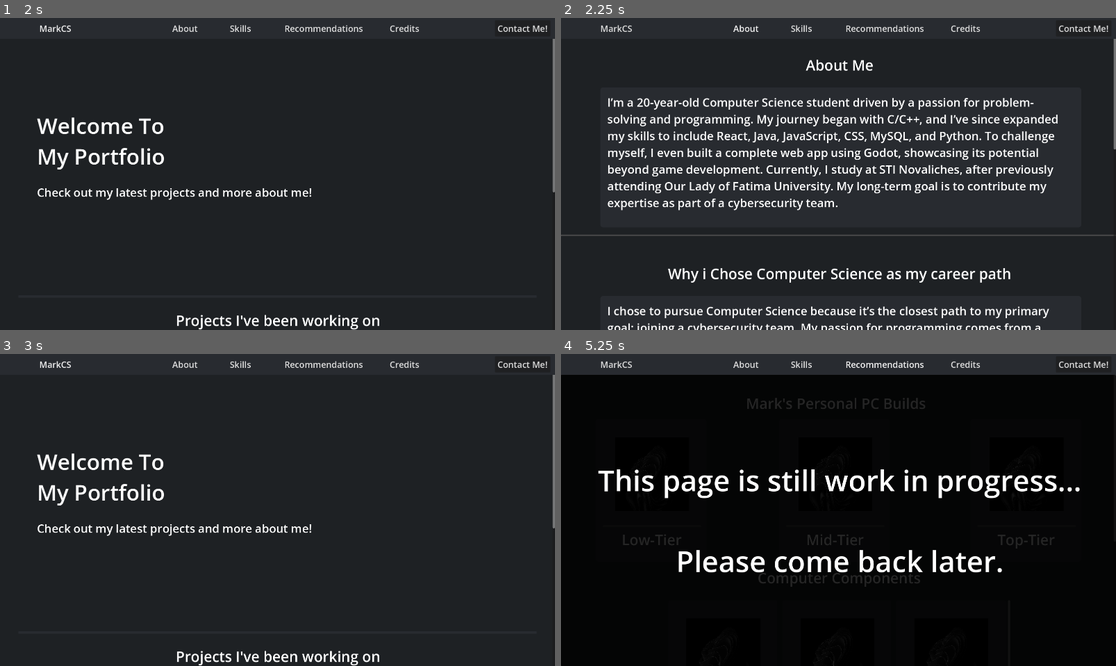
Above: before the commit, frames 1-4 (two rows, left to right).
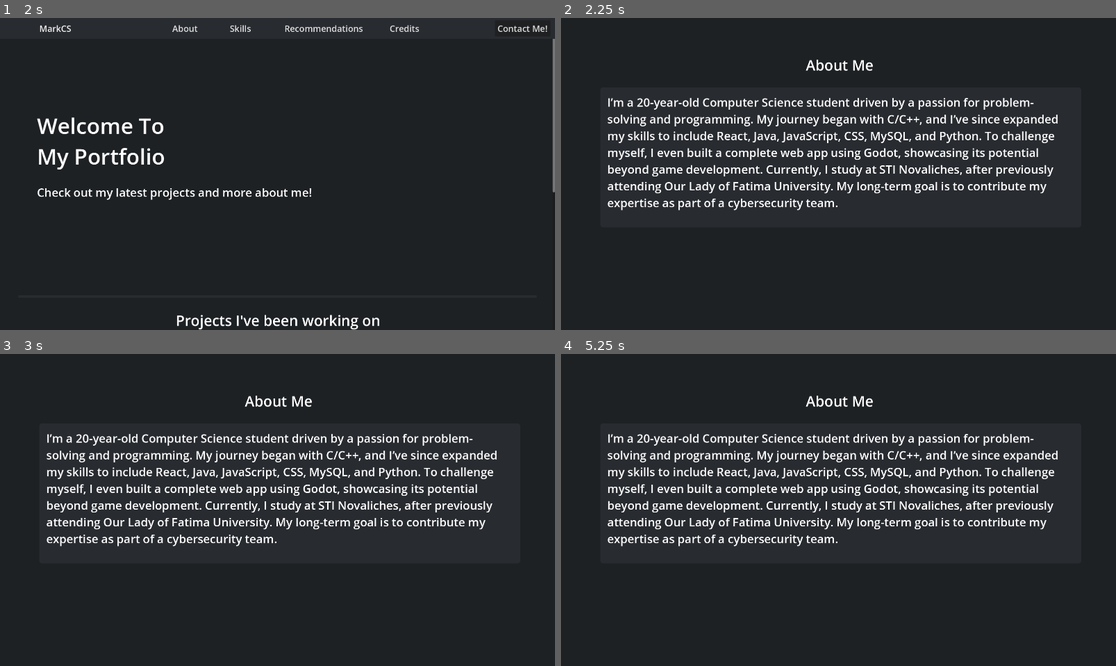
Above: after the commit, the same moments.

Repository: MarkMYZN/mark-site-godot
Game: Godot game, scene res://Scenes/Portfolio_Main.tscn
Two runs of this game, one before a commit and one after it. Both use one fixed random seed, a clock stepped at 60 frames per second and the inputs below. Before the commit the project starts from res://Portfolio_Main.tscn.
Inputs (mouse positions are in pixels of both pictures, inside the frame that each line leads up to):
- Up to frame 1 (2 s): click "MarkCS" at 0.5 s; click "MarkCS" at 1.25 s
- Up to frame 2 (2.25 s): click "About" at 2 s
- Up to frame 3 (3 s): click (55, 363) at 2.75 s, where only the run before the commit has a clickable "MarkCS"
- Up to frame 4 (5.25 s): click (799, 363) at 3.5 s, where only the run before the commit has a clickable "Skills"; click (616, 363) at 4.25 s, where only the run before the commit has a clickable "MarkCS"; click (882, 363) at 5 s, where only the run before the commit has a clickable "Recommendations"

Frame 1 is identical in both runs. In frame 2, 3.7% of the frame differs, in the area x 0-100%, y 2-100%; in frame 3, 9.3%; in frame 4, 92%.

Commit message:
patch 1 (?)
-update contact details links
-moved scenes from res:// to res://Scenes

Diff:
--- a/godot-proj-main/ContactMe.tscn
+++ b/godot-proj-main/Scenes/ContactMe.tscn
@@ -1,11 +1,15 @@
-[gd_scene load_steps=12 format=3 uid="uid://bfbwk005aksxe"]
+[gd_scene load_steps=16 format=3 uid="uid://bfbwk005aksxe"]
 
 [ext_resource type="StyleBox" uid="uid://d3sqyq54e13ik" path="res://Textures/bg.tres" id="1_ibcpa"]
-[ext_resource type="PackedScene" uid="uid://cwya083v47fem" path="res://Header.tscn" id="2_a0k3b"]
+[ext_resource type="PackedScene" uid="uid://cwya083v47fem" path="res://Scenes/Header.tscn" id="2_a0k3b"]
 [ext_resource type="Texture2D" uid="uid://dffakuuu2dq3s" path="res://Textures/logos/social logos/facebook.png" id="3_8deuv"]
+[ext_resource type="Script" path="res://Scripts/facebook.gd" id="4_0harh"]
 [ext_resource type="Texture2D" uid="uid://bcye1eqvbbith" path="res://Textures/resume.png" id="4_qnorn"]
-[ext_resource type="Texture2D" uid="uid://baj1durjsyxms" path="res://Textures/logos/social logos/gmail.png" id="4_yqbht"]
+[ext_resource type="Texture2D" path="res://Textures/logos/social logos/reddit.png" id="5_46s1k"]
 [ext_resource type="Texture2D" uid="uid://c3otsytggp62f" path="res://Textures/logos/social logos/github.png" id="5_qnorn"]
+[ext_resource type="Script" path="res://Scenes/reddit.gd" id="6_46s1k"]
+[ext_resource type="Script" path="res://Scenes/github.gd" id="7_bjqpu"]
+[ext_resource type="Script" path="res://Scenes/resume.gd" id="10_heymb"]
 
 [sub_resource type="StyleBoxFlat" id="StyleBoxFlat_ibcpa"]
 bg_color = Color(0.15686275, 0.16862746, 0.1882353, 1)
@@ -91,11 +95,11 @@
 anchors_preset = -1
 offset_left = 440.0
 offset_top = 568.0
-offset_right = 938.0
+offset_right = 782.0
 offset_bottom = 709.0
 theme_override_font_sizes/font_size = 50
-text = "Gmail:
-markopsec.dev.main@gmail.com"
+text = "Reddit:
+u/Mark_MYZN"
 label_settings = SubResource("LabelSettings_8sejj")
 
 [node name="Label7" type="Label" parent="."]
@@ -120,17 +124,19 @@
 texture_normal = ExtResource("3_8deuv")
 ignore_texture_size = true
 stretch_mode = 0
+script = ExtResource("4_0harh")
 
-[node name="gmail" type="TextureButton" parent="."]
+[node name="reddit" type="TextureButton" parent="."]
 layout_mode = 0
 offset_left = 192.0
 offset_top = 528.0
 offset_right = 384.0
 offset_bottom = 720.0
 tooltip_text = "Click the icon to go to link"
-texture_normal = ExtResource("4_yqbht")
+texture_normal = ExtResource("5_46s1k")
 ignore_texture_size = true
 stretch_mode = 4
+script = ExtResource("6_46s1k")
 
 [node name="github" type="TextureButton" parent="."]
 layout_mode = 0
@@ -142,6 +148,7 @@
 texture_normal = ExtResource("5_qnorn")
 ignore_texture_size = true
 stretch_mode = 4
+script = ExtResource("7_bjqpu")
 
 [node name="Panel3" type="Panel" parent="."]
 layout_mode = 1
@@ -151,7 +158,6 @@
 offset_right = 1728.0
 offset_bottom = 552.0
 theme_override_styles/panel = SubResource("StyleBoxFlat_yqbht")
-metadata/_edit_group_ = true
 
 [node name="Label4" type="Label" parent="."]
 layout_mode = 1
@@ -164,7 +170,6 @@
 text = "Download My Resume here!"
 label_settings = SubResource("LabelSettings_8bdn6")
 horizontal_alignment = 1
-metadata/_edit_group_ = true
 
 [node name="resume" type="TextureButton" parent="."]
 layout_mode = 1
@@ -177,4 +182,4 @@
 texture_normal = ExtResource("4_qnorn")
 ignore_texture_size = true
 stretch_mode = 5
-metadata/_edit_group_ = true
+script = ExtResource("10_heymb")
--- a/godot-proj-main/Scripts/about.gd
+++ b/godot-proj-main/Scripts/about.gd
@@ -4,4 +4,4 @@
 	$".".pressed.connect(_on_Button_pressed)
 
 func _on_Button_pressed() -> void:
-	get_tree().change_scene_to_file("res://AboutMe_Main.tscn")
+	get_tree().change_scene_to_file("res://Scenes/Aboutme1.1.tscn")
--- a/godot-proj-main/Scripts/contact.gd
+++ b/godot-proj-main/Scripts/contact.gd
@@ -4,4 +4,4 @@
 	$".".pressed.connect(_on_Button_pressed)
 
 func _on_Button_pressed() -> void:
-	get_tree().change_scene_to_file("res://ContactMe.tscn")
+	get_tree().change_scene_to_file("res://Scenes/ContactMe.tscn")
--- a/godot-proj-main/Scripts/credits.gd
+++ b/godot-proj-main/Scripts/credits.gd
@@ -4,4 +4,4 @@
 	$".".pressed.connect(_on_Button_pressed)
 
 func _on_Button_pressed() -> void:
-	get_tree().change_scene_to_file("res://Credits.tscn")
+	get_tree().change_scene_to_file("res://Scenes/Credits.tscn")
--- a/godot-proj-main/Scripts/home.gd
+++ b/godot-proj-main/Scripts/home.gd
@@ -4,4 +4,4 @@
 	$".".pressed.connect(_on_Button_pressed)
 
 func _on_Button_pressed() -> void:
-	get_tree().change_scene_to_file("res://Home_Main.tscn")
+	get_tree().change_scene_to_file("res://Scenes/Home_Main.tscn")
--- a/godot-proj-main/Scripts/recommendations.gd
+++ b/godot-proj-main/Scripts/recommendations.gd
@@ -4,4 +4,4 @@
 	$".".pressed.connect(_on_Button_pressed)
 
 func _on_Button_pressed() -> void:
-	get_tree().change_scene_to_file("res://ReccomsMain.tscn")
+	get_tree().change_scene_to_file("res://Scenes/ReccomsMain.tscn")
--- a/godot-proj-main/Scripts/skills.gd
+++ b/godot-proj-main/Scripts/skills.gd
@@ -4,4 +4,4 @@
 	$".".pressed.connect(_on_Button_pressed)
 
 func _on_Button_pressed() -> void:
-	get_tree().change_scene_to_file("res://Skills.tscn")
+	get_tree().change_scene_to_file("res://Scenes/Skills.tscn")
--- a/godot-proj-main/project.godot
+++ b/godot-proj-main/project.godot
@@ -11,7 +11,7 @@
 [application]
 
 config/name="Mark_site_godot"
-run/main_scene="res://Portfolio_Main.tscn"
+run/main_scene="res://Scenes/Portfolio_Main.tscn"
 config/features=PackedStringArray("4.5", "GL Compatibility")
 boot_splash/fullsize=false
 boot_splash/image="uid://dkarfom3c5bjo"
Renamed: godot-proj-main/AboutMe_Main.tscn -> godot-proj-main/Scenes/AboutMe_Main.tscn
Renamed: godot-proj-main/Aboutme1.1.tscn -> godot-proj-main/Scenes/Aboutme1.1.tscn
Renamed: godot-proj-main/Aboutme1.2.tscn -> godot-proj-main/Scenes/Aboutme1.2.tscn
Renamed: godot-proj-main/Aboutme_2.tscn -> godot-proj-main/Scenes/Aboutme_2.tscn
Renamed: godot-proj-main/Credits.tscn -> godot-proj-main/Scenes/Credits.tscn
Renamed: godot-proj-main/Header.tscn -> godot-proj-main/Scenes/Header.tscn
Renamed: godot-proj-main/Home_1.tscn -> godot-proj-main/Scenes/Home_1.tscn
Renamed: godot-proj-main/Home_2.tscn -> godot-proj-main/Scenes/Home_2.tscn
Renamed: godot-proj-main/Home_Main.tscn -> godot-proj-main/Scenes/Home_Main.tscn
Renamed: godot-proj-main/Portfolio_Main.tscn -> godot-proj-main/Scenes/Portfolio_Main.tscn
Renamed: godot-proj-main/Reccoms1.tscn -> godot-proj-main/Scenes/Reccoms1.tscn
Renamed: godot-proj-main/Reccoms2.tscn -> godot-proj-main/Scenes/Reccoms2.tscn
(and 2 more such lines)
